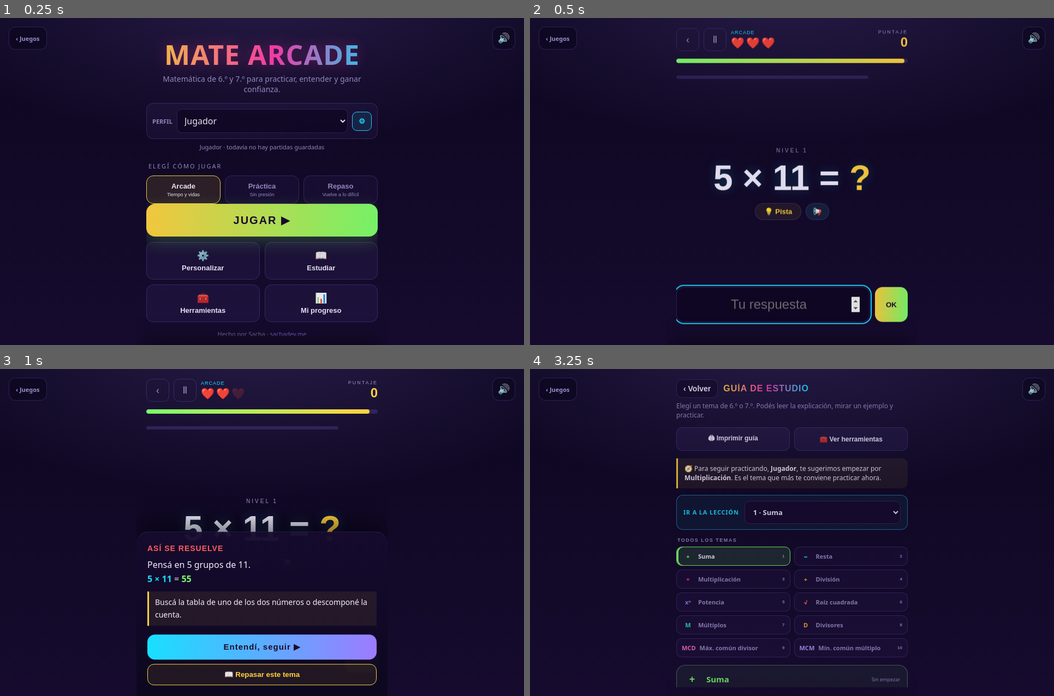
Above: before the commit, frames 1-4 (two rows, left to right).
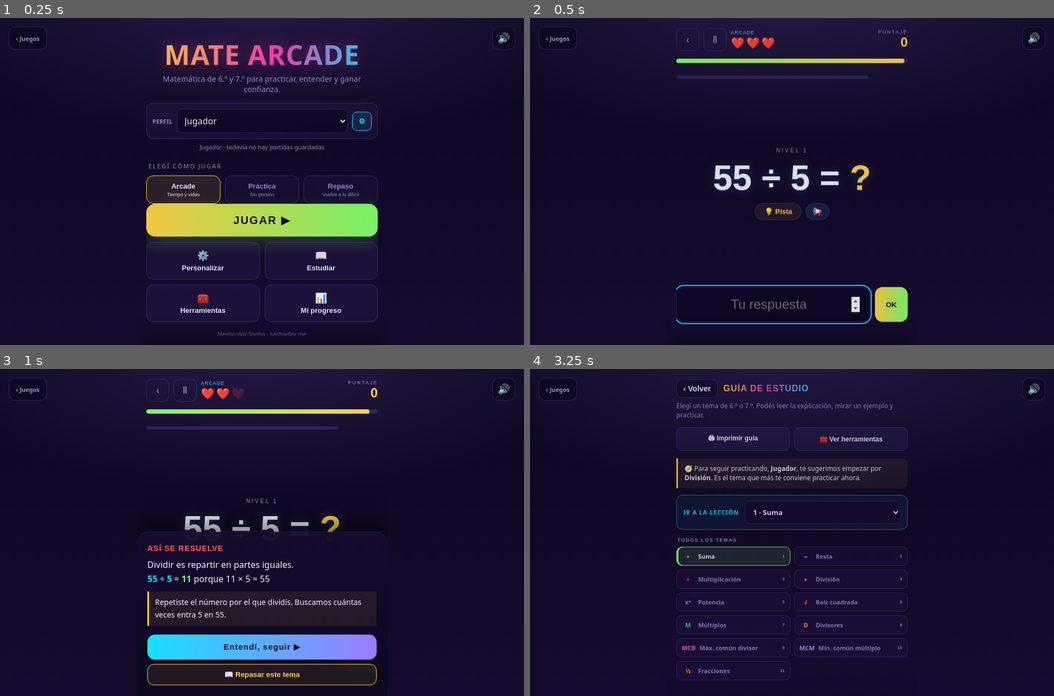
Above: after the commit, the same moments.

Repository: LeandroMelchiori/Juegos-Chicos
Game: browser game, page games/mate-arcade/index.html
Same seed, same stepped clock (60 frames per second), same inputs: the game is played once before the commit and once after it.
Inputs (mouse positions are in pixels of both pictures, inside the frame that each line leads up to):
- Up to frame 1 (0.25 s): no input
- Up to frame 2 (0.5 s): click "JUGAR ▶" at 0.27 s
- Up to frame 3 (1 s): click (241, 656) at 0.52 s; type "5" at 0.52 s; click "OK" at 0.77 s
- Up to frame 4 (3.25 s): click "‹" at 1.27 s; click "JUGAR ▶" at 1.77 s; click "‹" at 1.87 s; click "⚙" at 2.02 s; click "Cerrar" at 2.47 s; click "📖 Estudiar" at 3.07 s

Frame 1 is identical in both runs. In frame 2, 0.7% of the frame differs, in the area x 35-65%, y 45-53%; in frame 3, 1.3%, in the area x 28-70%, y 45-76%; in frame 4, 0.6%.

Commit message:
agrega categoria de fracciones con generador de problemas y leccion teorica

Diff:
--- a/games/mate-arcade/index.html
+++ b/games/mate-arcade/index.html
@@ -63,6 +63,7 @@
       <button class="op" data-op="dvs" data-active="1"><span class="sym">D</span><span class="nm">DIVISORES</span></button>
       <button class="op" data-op="mcd" data-active="1"><span class="sym txt">MCD</span><span class="nm">MÁX COMÚN</span></button>
       <button class="op" data-op="mcm" data-active="1"><span class="sym txt">MCM</span><span class="nm">MÍN COMÚN</span></button>
+      <button class="op" data-op="frac" data-active="1"><span class="sym">½</span><span class="nm">FRACCIONES</span></button>
     </div>
     <div class="quick" id="quick">
       <button class="chip" data-sel="all">Todas</button>
--- a/games/mate-arcade/js/app.js
+++ b/games/mate-arcade/js/app.js
@@ -8,12 +8,12 @@
   function safeSet(k,v){try{localStorage.setItem(k,v);}catch(e){mem[k]=String(v);}}
 
   var STORAGE_KEY="mateArcadeDataV2";
-  var DEFAULT_OPS=["add","sub","mul","div","pow","root","mlt","dvs","mcd","mcm"];
+  var DEFAULT_OPS=["add","sub","mul","div","pow","root","mlt","dvs","mcd","mcm","frac"];
   function blankProgress(){
     return {best:0,total:0,correct:0,sessions:0,practiceSessions:0,reviewSessions:0,bestCombo:0,byOp:{},studyByOp:{},unlocked:[],
       preferences:{mode:"arcade",answerMode:"mixed",rounds:10,sound:true,vibration:true,contrast:false,motion:false,largeText:false,calm:false},
       ops:DEFAULT_OPS.slice(),
-      diffByOp:{add:"normal",sub:"normal",mul:"normal",div:"normal",pow:"normal",root:"normal",mlt:"normal",dvs:"normal",mcd:"normal",mcm:"normal"}};
+      diffByOp:{add:"normal",sub:"normal",mul:"normal",div:"normal",pow:"normal",root:"normal",mlt:"normal",dvs:"normal",mcd:"normal",mcm:"normal",frac:"normal"}};
   }
   function loadStore(){
     var raw=safeGet(STORAGE_KEY),data;
@@ -74,9 +74,9 @@
     learnReturn:"menu",toolsReturn:"menu",studyFromError:false,currentStudyOp:"add",studyTab:"understand",retryQueue:[],retryContext:null,
     lastFocus:null};
 
-  var OPNAME={add:"Suma",sub:"Resta",mul:"Multiplicación",div:"División",pow:"Potencia",root:"Raíz",mlt:"Múltiplos",dvs:"Divisores",mcd:"Máx. común divisor",mcm:"Mín. común múltiplo"};
-  var OPSYM ={add:"+",sub:"−",mul:"×",div:"÷",pow:"xⁿ",root:"√",mlt:"M",dvs:"D",mcd:"MCD",mcm:"MCM"};
-  var OPORDER=["add","sub","mul","div","pow","root","mlt","dvs","mcd","mcm"];
+  var OPNAME={add:"Suma",sub:"Resta",mul:"Multiplicación",div:"División",pow:"Potencia",root:"Raíz",mlt:"Múltiplos",dvs:"Divisores",mcd:"Máx. común divisor",mcm:"Mín. común múltiplo",frac:"Fracciones"};
+  var OPSYM ={add:"+",sub:"−",mul:"×",div:"÷",pow:"xⁿ",root:"√",mlt:"M",dvs:"D",mcd:"MCD",mcm:"MCM",frac:"½"};
+  var OPORDER=["add","sub","mul","div","pow","root","mlt","dvs","mcd","mcm","frac"];
   var ACHIEVEMENTS=[
     {id:"first",icon:"🌟",name:"Primer paso",desc:"Resolver una cuenta"},
     {id:"first10",icon:"🎯",name:"En carrera",desc:"Alcanzar 10 aciertos"},
@@ -311,6 +311,26 @@
         meta:{a:A,b:B},
         hint:"Anotá los divisores de "+A+" y de "+B+", y buscá el mayor que esté en las dos listas.",
         solve:"El MCD es el mayor divisor que comparten.<br>Divisores de "+A+": "+fmtList(divisors(A),8)+"<br>Divisores de "+B+": "+fmtList(divisors(B),8)+"<br>El mayor en común es <span class='res'>"+ans+"</span>."};
+    }else if(op==="frac"){
+      var tipo=ri(1,3);
+      if(tipo===1){
+        var den=ri(3,10); var num1=ri(1,den-1); var num2=ri(1,den-1);
+        ans = num1+num2;
+        text="<div class='frac-inline'><span>"+num1+"</span><span>"+den+"</span></div> + <div class='frac-inline'><span>"+num2+"</span><span>"+den+"</span></div> = <div class='frac-inline'><span><span class='q'>?</span></span><span>"+den+"</span></div>";
+        distractors=[ans-1,ans+1,num1*num2]; if(ans-1<=0) distractors[0]=ans+2;
+        hint="Como los de abajo (denominadores) son iguales, solo sumá los de arriba (numeradores).";
+        solve="<div class='frac-inline'><span>"+num1+"+"+num2+"</span><span>"+den+"</span></div> = <span class='res'><div class='frac-inline'><span>"+ans+"</span><span>"+den+"</span></div></span>";
+        return {text:text, ans:ans, op:op, equals:false, options:shuffle([ans].concat(distractors)).map(function(n){return {value:n,html:"<div class='frac-inline'><span>"+n+"</span><span>"+den+"</span></div>"};}), meta:{}, hint:hint, solve:solve};
+      } else {
+        var den1=ri(2,5), m=ri(2,3), den2=den1*m;
+        var n1=ri(1,den1-1), n2=ri(1,den2-1);
+        ans = n1*m + n2;
+        text="<div class='frac-inline'><span>"+n1+"</span><span>"+den1+"</span></div> + <div class='frac-inline'><span>"+n2+"</span><span>"+den2+"</span></div> = <div class='frac-inline'><span><span class='q'>?</span></span><span>"+den2+"</span></div>";
+        distractors=[ans-1,ans+1,ans+2]; if(ans-1<=0) distractors[0]=ans+3;
+        hint="Transformá la primera fracción para que tenga el mismo denominador que la segunda ("+den2+").";
+        solve="Multiplicá por "+m+" arriba y abajo en la primera: <div class='frac-inline'><span>"+(n1*m)+"</span><span>"+den2+"</span></div>. Ahora sumá los de arriba: "+(n1*m)+" + "+n2+" = <span class='res'><div class='frac-inline'><span>"+ans+"</span><span>"+den2+"</span></div></span>.";
+        return {text:text, ans:ans, op:op, equals:false, options:shuffle([ans].concat(distractors)).map(function(n){return {value:n,html:"<div class='frac-inline'><span>"+n+"</span><span>"+den2+"</span></div>"};}), meta:{}, hint:hint, solve:solve};
+      }
     }else{ // mcm
       var gloM=d.commonMax;
       var A2,B2,L,t4=0;
@@ -479,7 +499,8 @@
       opts.forEach(function(v){
         var b=document.createElement("button");
         var value=typeof v==="object"?v.value:v;
-        b.className="opt"; b.textContent=typeof v==="object"?v.label:v;
+        b.className="opt";
+        if(typeof v==="object" && v.html) { b.innerHTML=v.html; } else { b.textContent=typeof v==="object"?v.label:v; }
         b.dataset.value=value;
         b.onclick=function(){answer(value,b);};
         box.appendChild(b);
@@ -716,6 +737,7 @@
   function sanitizeForSpeech(html) {
     var div = document.createElement("div");
     div.innerHTML = String(html)
+      .replace(/<div class=['"]frac-inline['"]><span>(.*?)<\/span><span>(.*?)<\/span><\/div>/gi, " $1 sobre $2 ")
       .replace(/<sup[^>]*>([^<]+)<\/sup>/gi, " elevado a $1")
       .replace(/<sub[^>]*>([^<]+)<\/sub>/gi, " sub $1");
     var text = div.textContent || div.innerText || "";
--- a/games/mate-arcade/js/lessons.js
+++ b/games/mate-arcade/js/lessons.js
@@ -59,7 +59,13 @@
    h:"Escribí los múltiplos de cada número y buscá el primero que aparece en las dos listas.",
    e:"<b>MCM(4, 6)</b><br>Múltiplos de 4: 4, 8, 12, 16…<br>Múltiplos de 6: 6, 12, 18…<br>Primero común: <span class='r'>12</span>.",
    t:"Sirve para saber cuándo coinciden dos ciclos. En 7.º también ayuda a trabajar con fracciones de distinto denominador.",
-   w:"MCM empieza con M de múltiplos: buscá el primer múltiplo común."}
+   w:"MCM empieza con M de múltiplos: buscá el primer múltiplo común."},
+  {s:"½",c:"#FFAA00",name:"Fracciones",
+   q:"Las fracciones representan partes de un entero. Se suman si son del mismo tamaño (denominador).",
+   h:"Si el denominador es igual, sumá los de arriba (numeradores) y dejá el mismo abajo.",
+   e:"<b>1/5 + 2/5</b> = <span class='r'>3/5</span>.",
+   t:"Si los de abajo son distintos, primero hay que igualarlos buscando un denominador común (como el MCM).",
+   w:"¡Ojo! El número de abajo (denominador) NUNCA se suma."}
 ];
 var LESSONS={
   add:{
@@ -211,6 +217,21 @@
       {q:"Múltiplos de 3: 3, 6, 9, 12…; de 4: 4, 8, 12… ¿Cuál es el MCM?",o:["12","4","24"],a:0,e:"12 es el primer número que aparece en las dos listas."},
       {q:"¿Qué lista necesitás para calcular un MCM?",o:["Múltiplos","Divisores","Raíces"],a:0,e:"La primera M de MCM recuerda que se buscan múltiplos."}
     ]
+  },
+  frac:{
+    grade:"4.º–6.º",
+    goal:"Sumar fracciones reconociendo que los denominadores deben ser iguales.",
+    prior:["Partes de un entero","Múltiplos","Sumas simples"],
+    context:{icon:"🍕",title:"Juntar porciones",text:"Si tenés 1/4 de pizza y te dan 2/4 más, ¿cuánto tenés?",math:"1/4 + 2/4 = 3/4"},
+    visual:"<div class='math-scene compare-rows'><div><small>Sumando partes iguales</small><div class='frac-inline'><span>1</span><span>5</span></div> + <div class='frac-inline'><span>2</span><span>5</span></div> = <div class='frac-inline'><span>3</span><span>5</span></div></div></div><div class='math-result'><span>Se suman los de arriba.</span><strong>El de abajo no cambia.</strong></div>",
+    compare:{bad:"1/3 + 1/3 = 2/6",badNote:"El denominador no se suma. Estás juntando tercios.",good:"1/3 + 1/3 = 2/3",goodNote:"El denominador indica de qué tamaño son las partes."},
+    steps:["Observá si los denominadores (los números de abajo) son iguales.","Si son iguales, sumá solo los numeradores (los de arriba).","El denominador queda igual en el resultado.","Si son diferentes, tenés que buscar un denominador común (MCM)."],
+    mental:"Recordá: el de abajo da el nombre (quintos, tercios), el de arriba dice cuántos hay.",
+    remember:["El número de abajo nunca se suma con otro de abajo.","Si abajo son distintos, hay que igualarlos multiplicando arriba y abajo.","Una vez igualados, solo sumás los de arriba."],
+    quiz:[
+      {q:"¿Cómo resolvés 2/7 + 3/7?",o:["Sumo 2+3, y el 7 queda igual.","Sumo 2+3 y también 7+7."],a:0,e:"Si el tamaño (7) es igual, solo sumás las partes (2+3)."},
+      {q:"Si tenés denominadores 2 y 4, ¿qué hacés?",o:["Multiplico el 2 para llegar a 4.","Sumo los denominadores 2+4."],a:0,e:"Hay que igualarlos. Multiplicar arriba y abajo por 2 transforma el medio en cuartos."}
+    ]
   }
 };
 window.MateArcadeContent={STUDY:STUDY,LESSONS:LESSONS};
--- a/games/mate-arcade/styles.css
+++ b/games/mate-arcade/styles.css
@@ -627,3 +627,7 @@
 
 .q-actions{display:flex;gap:8px;justify-content:center}
 .tts-btn{padding:7px 12px;background:rgba(54,228,255,.1);color:var(--cyan)}
+
+.frac-inline{display:inline-flex;flex-direction:column;align-items:center;vertical-align:middle;font-size:0.7em;line-height:1}
+.frac-inline span:first-child{border-bottom:2px solid currentColor;padding:0 2px}
+.frac-inline span:last-child{padding:0 2px}
--- a/tests/smoke-test.js
+++ b/tests/smoke-test.js
@@ -66,7 +66,7 @@
   elements.set(id, new Element(id));
 }
 
-const ops = ["add", "sub", "mul", "div", "pow", "root", "mlt", "dvs", "mcd", "mcm"].map((op) => {
+const ops = ["add", "sub", "mul", "div", "pow", "root", "mlt", "dvs", "mcd", "mcm", "frac"].map((op) => {
   const el = new Element();
   el.dataset.op = op;
   el.dataset.active = "1";
@@ -146,27 +146,27 @@
 vm.runInNewContext(instrumentedScript, context);
 
 assert.strictEqual(elements.get("profileSelect").children.length, 1, "Debe crear el perfil inicial");
-assert.strictEqual(elements.get("studyList").children.length, 10, "Debe renderizar las diez fichas");
-assert.strictEqual(elements.get("studyIndex").children.length, 10, "Debe renderizar un índice compacto");
-assert.strictEqual(elements.get("studyTopicSelect").children.length, 10, "Debe permitir saltar directamente a cualquiera de las diez lecciones");
+assert.strictEqual(elements.get("studyList").children.length, 11, "Debe renderizar las once fichas");
+assert.strictEqual(elements.get("studyIndex").children.length, 11, "Debe renderizar un índice compacto");
+assert.strictEqual(elements.get("studyTopicSelect").children.length, 11, "Debe permitir saltar directamente a cualquiera de las once lecciones");
 assert.match(elements.get("studyList").children[0].innerHTML, /QUÉ VAS A APRENDER/, "Cada ficha debe incluir un objetivo");
 assert.match(elements.get("studyList").children[0].innerHTML, /Miralo en acción/, "Cada ficha debe incluir una representación matemática visual");
 assert.match(elements.get("studyList").children[0].innerHTML, /Radar de errores/, "Cada ficha debe contrastar errores plausibles");
 assert.match(elements.get("studyList").children[0].innerHTML, /lesson-quiz/, "Cada ficha debe incluir un desafío corto");
 assert.match(elements.get("studyList").children[0].innerHTML, /lesson-tabs/, "Cada lección debe dividirse en pestañas");
-assert.strictEqual(Object.keys(window.__test.LESSONS).length, 10, "Deben existir diez microlecciones");
+assert.strictEqual(Object.keys(window.__test.LESSONS).length, 11, "Deben existir once microlecciones");
 for (const [op, lesson] of Object.entries(window.__test.LESSONS)) {
   assert(lesson.goal && lesson.visual && lesson.steps.length >= 3, `${op} debe tener objetivo, visual y pasos`);
-  assert(["6.º", "6.º–7.º"].includes(lesson.grade), `${op} debe indicar el grado sugerido`);
+  assert(["4.º–6.º", "6.º", "6.º–7.º"].includes(lesson.grade), `${op} debe indicar el grado sugerido`);
   assert(lesson.context && lesson.context.icon && lesson.context.math, `${op} debe conectar la idea con una situación visual`);
   assert(lesson.compare && lesson.compare.bad && lesson.compare.good, `${op} debe comparar un error plausible con el razonamiento correcto`);
   assert.strictEqual(lesson.quiz.length, 2, `${op} debe tener dos preguntas guiadas`);
   assert.match(window.__test.quizMarkup(op, 0), /quiz-option/, `${op} debe renderizar opciones de práctica`);
 }
-assert.strictEqual(elements.get("levelList").children.length, 10, "Debe renderizar niveles por operación");
-elements.get("studyTopicSelect").value = "mcm";
+assert.strictEqual(elements.get("levelList").children.length, 11, "Debe renderizar niveles por operación");
+elements.get("studyTopicSelect").value = "frac";
 elements.get("studyTopicSelect").onchange();
-assert.strictEqual(elements.get("lessonPosition").textContent, "10 de 10", "El selector debe saltar directamente a la última lección");
+assert.strictEqual(elements.get("lessonPosition").textContent, "11 de 11", "El selector debe saltar directamente a la última lección");
 
 elements.get("customizeBtn").onclick();
 assert.strictEqual(elements.get("customize").classList.contains("active"), true, "Debe mover la configuración a su propia pantalla");
@@ -223,7 +223,7 @@
 
 elements.get("progressBtn").onclick();
 assert.strictEqual(elements.get("progress").classList.contains("active"), true, "Debe abrir el panel de progreso");
-assert.strictEqual(elements.get("masteryList").children.length, 10, "Debe mostrar dominio de los diez temas");
+assert.strictEqual(elements.get("masteryList").children.length, 11, "Debe mostrar dominio de los once temas");
 assert.strictEqual(elements.get("achievementList").children.length, 10, "Debe mostrar todos los logros");
 elements.get("exportBtn").onclick();
 
